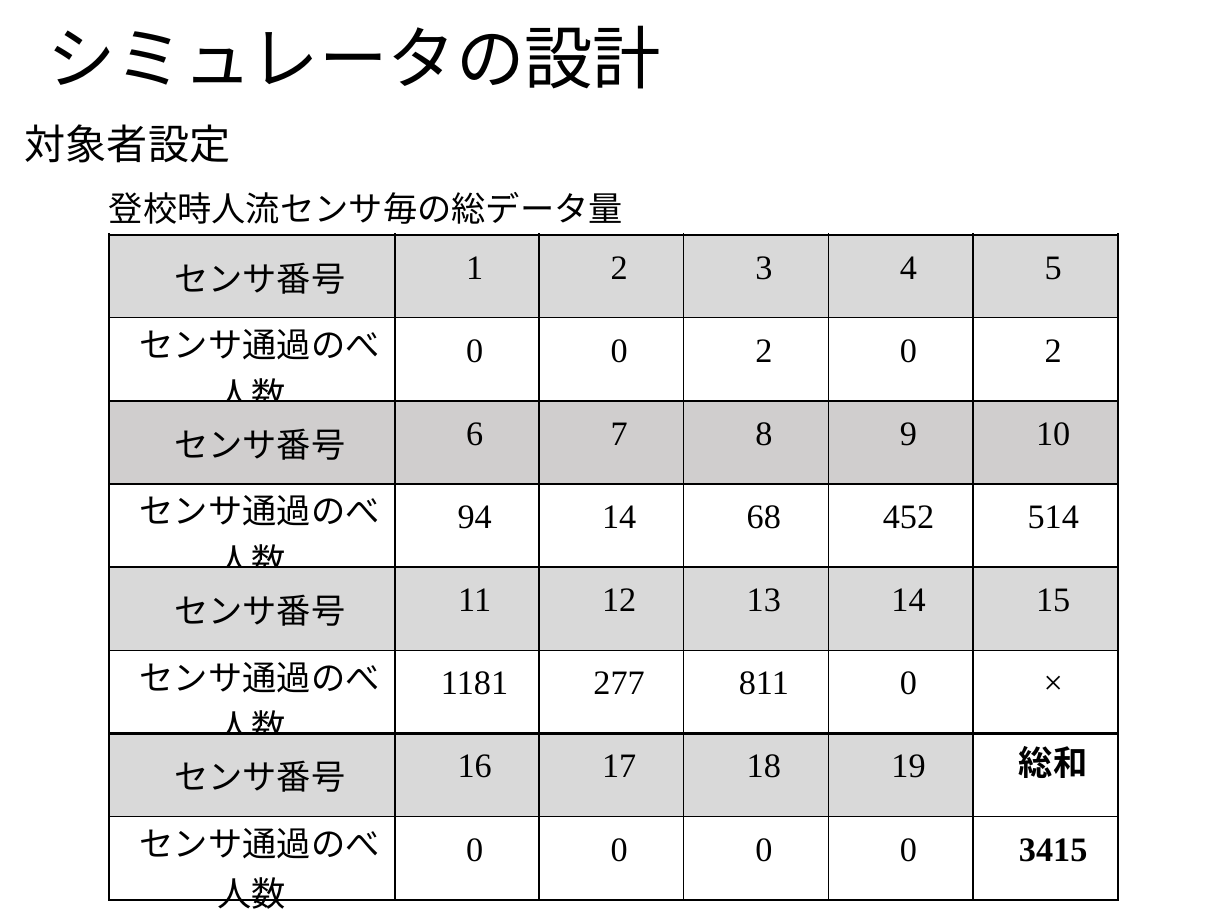
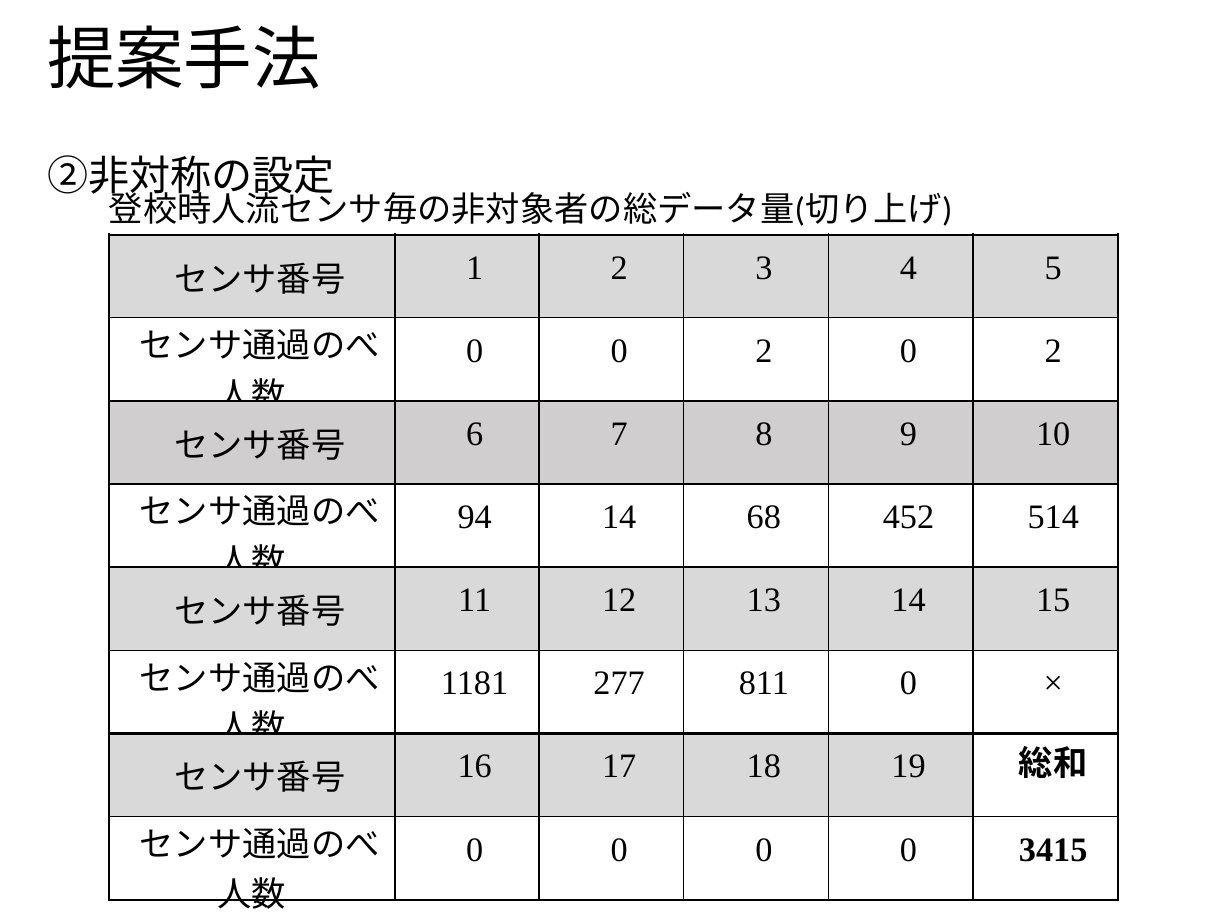
Before and after one commit to ao-megane/LplcOpenDataConverter, a slide deck: slide 16 of LplcOpenDataConverter/LplcOpenDataConverter/プレゼン/多地点カメラを用いた見守りサービスにおける第三者のプライバシデータ流出比の定量評価.pptx (slide 10 before the commit). Drawn at 1232x924 pixels with LibreOffice and Linux fonts; fonts in the diff are those of the drawing; background and template pictures are left out. Boxes give left, top, right and bottom in pixels: in the first picture for what was removed or moved away, otherwise in the second. Text is boxed around its words. In the diff, an @@ line names an element or a change of style, - is before the commit and + after.

```diff
--- a/LplcOpenDataConverter/LplcOpenDataConverter/プレゼン/多地点カメラを用いた見守りサービスにおける第三者のプライバシデータ流出比の定量評価.pptx
+++ b/LplcOpenDataConverter/LplcOpenDataConverter/プレゼン/多地点カメラを用いた見守りサービスにおける第三者のプライバシデータ流出比の定量評価.pptx
@@ title at [47,25,321,89]: text changed @@
-シミュレータの設計
+提案手法
@@ text removed at [25,124,230,163] @@
-対象者設定
@@ text added at [47,155,334,201], 24 pt, text #000000 @@
+②非対称の設定
@@ text at [109,186,953,226]: text changed @@
-登校時人流センサ毎の総データ量
+登校時人流センサ毎の非対象者の総データ量(切り上げ)
```
Also in this commit, not shown: 18 other slides changed, 14 slides added, 2 other files.
